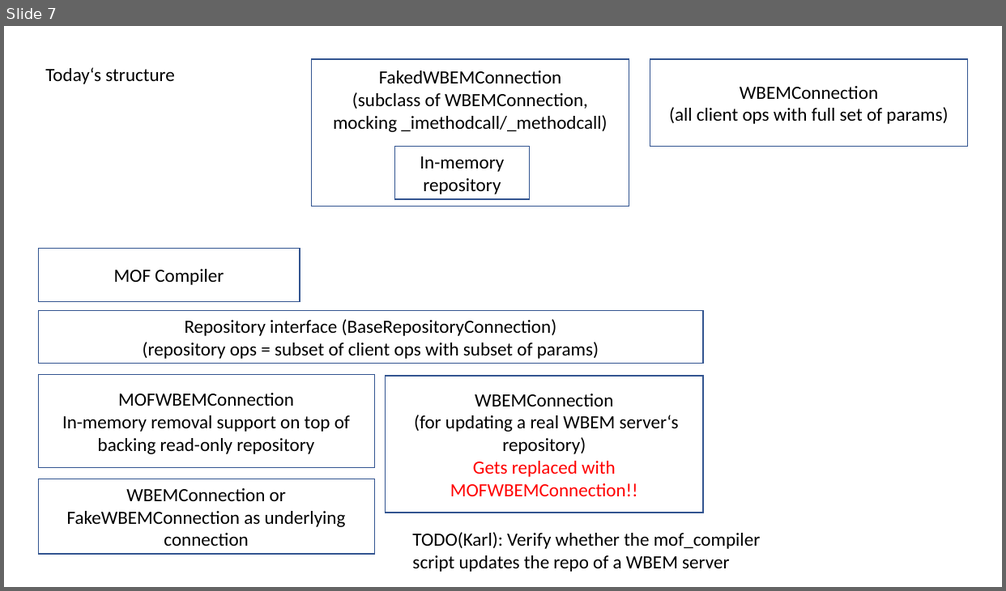
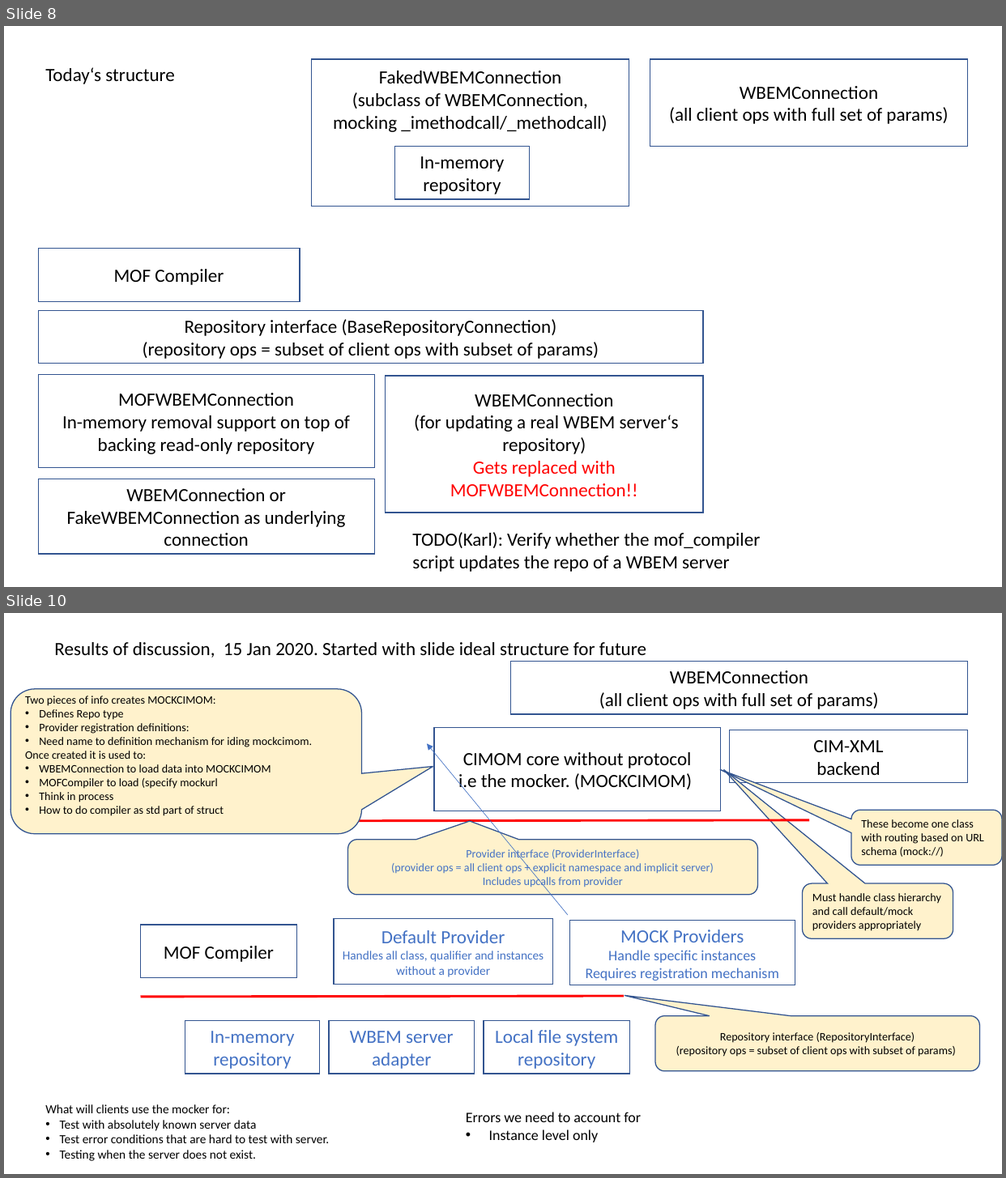
Before and after one commit to pywbem/pywbem, a slide deck: design/RepositoryStructure.pptx. Shown one above the other, each under a label of ours: slide 7 before the commit, slides 8 and 10 after it; the slides between them are not shown. The pictures are 1006x591 and 1006x1178 pixels, drawn with LibreOffice and Linux fonts; fonts in the diff are those of the drawing. Boxes give left, top, right and bottom in pixels: in the first picture for what was removed or moved away, otherwise in the second. Text is boxed around its words. In the diff, an @@ line names an element or a change of style, - is before the commit and + after.

Commit message:
Update powerpoint per discussion on 15 Jan 2020

```diff
--- a/design/RepositoryStructure.pptx
+++ b/design/RepositoryStructure.pptx
@@ slide 10 added at [4,613,1002,1174], background #FFFFFF @@
@@ text added at [54,642,646,658], 18 pt, text #000000 @@
+Results of discussion, 15 Jan 2020. Started with slide ideal structure for future
@@ rectangle added at [511,662,968,715], outline #325491 1 pt, 18 pt, text #000000 @@
+WBEMConnection
+(all client ops with full set of params)
@@ rounded speech box added at [10,689,362,835], fill #FFF2CC, outline #325491 1 pt, 11 pt, text #000000 @@
+Two pieces of info creates MOCKCIMOM:
+• Defines Repo type
+• Provider registration definitions:
+• Need name to definition mechanism for iding mockcimom.
+Once created it is used to:
+• WBEMConnection to load data into MOCKCIMOM
+• MOFCompiler to load (specify mockurl
+• Think in process
+• How to do compiler as std part of struct
@@ rectangle added at [434,727,721,811], outline #325491 1 pt, 18 pt, text #000000 @@
+CIMOM core without protocol
+i.e the mocker. (MOCKCIMOM)
@@ rectangle added at [730,730,968,783], outline #325491 1 pt, 18 pt, text #000000 @@
+CIM-XML
+backend
@@ arrow added from (568, 915) to (427, 744), #4472C4 0.5 pt @@
@@ line added from (326, 821) to (809, 820), #FF0000 2.25 pt @@
@@ rounded speech box added at [851,810,1002,865], fill #FFF2CC, outline #325491 1 pt, 11 pt, text #000000 @@
+These become one class with routing based on URL schema (mock://)
@@ rounded speech box added at [348,840,758,895], fill #FFF2CC, outline #325491 1 pt, 11 pt, text #4472C4 @@
+Provider interface (ProviderInterface)
+(provider ops = all client ops + explicit namespace and implicit server)
+Includes upcalls from provider
@@ rounded speech box added at [803,884,953,939], fill #FFF2CC, outline #325491 1 pt, 11 pt, text #000000 @@
+Must handle class hierarchy and call default/mock providers appropriately
@@ rectangle added at [140,925,296,978], outline #325491 1 pt, 18 pt, text #000000 @@
+MOF Compiler
@@ rectangle added at [334,918,552,984], outline #325491 1 pt, 12 pt, text #4472C4 @@
+Default Provider
+Handles all class, qualifier and instances without a provider
@@ rectangle added at [570,920,795,985], outline #325491 1 pt, 14 pt, text #4472C4 @@
+MOCK Providers
+Handle specific instances
+Requires registration mechanism
@@ line added from (140, 997) to (624, 996), #FF0000 2.25 pt @@
@@ rectangle added at [185,1021,320,1074], outline #325491 1 pt, 18 pt, text #4472C4 @@
+In-memory repository
@@ rectangle added at [329,1021,475,1074], outline #325491 1 pt, 18 pt, text #4472C4 @@
+WBEM server adapter
@@ rectangle added at [484,1021,630,1074], outline #325491 1 pt, 18 pt, text #4472C4 @@
+Local file system repository
@@ rounded speech box added at [655,1016,979,1072], fill #FFF2CC, outline #325491 1 pt, 11 pt, text #000000 @@
+Repository interface (RepositoryInterface)
+(repository ops = subset of client ops with subset of params)
@@ text added at [45,1105,329,1161], 12 pt, text #000000 @@
+What will clients use the mocker for:
+• Test with absolutely known server data
+• Test error conditions that are hard to test with server.
+• Testing when the server does not exist.
@@ text added at [466,1112,641,1143], 14 pt, text #000000 @@
+Errors we need to account for
+• Instance level only
@@ what was slide 7 is now slide 8 @@
```
Also in this commit, not shown: 4 slides changed, 7 other slides added.
